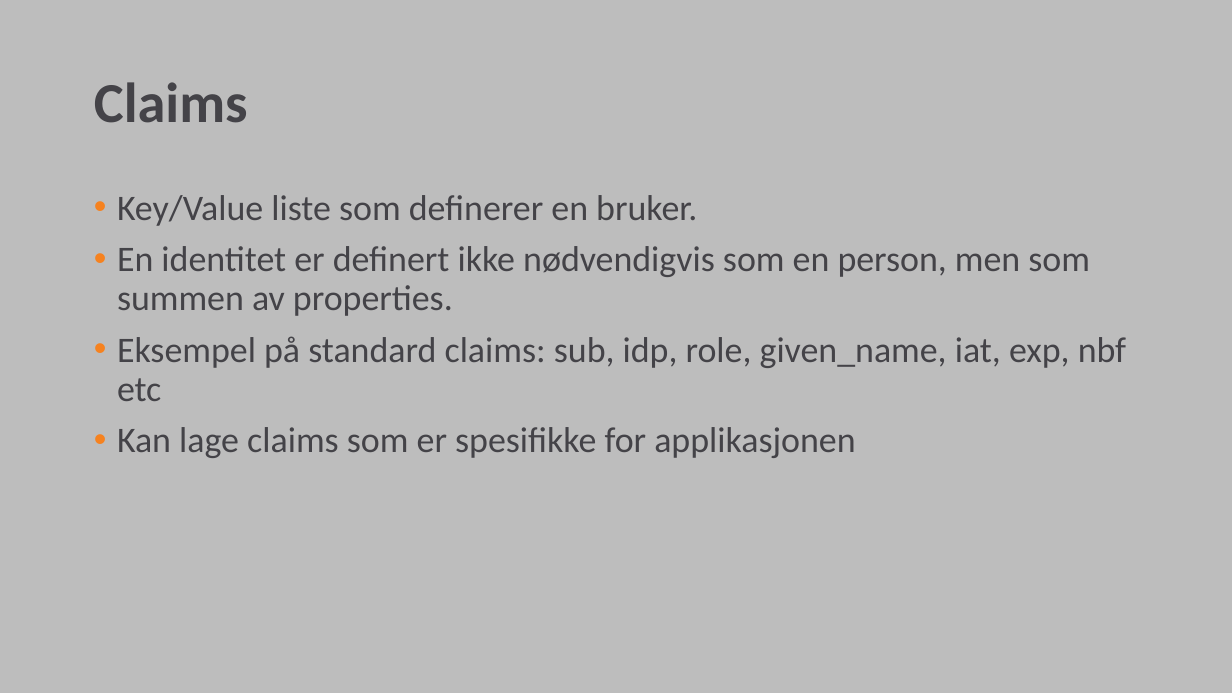
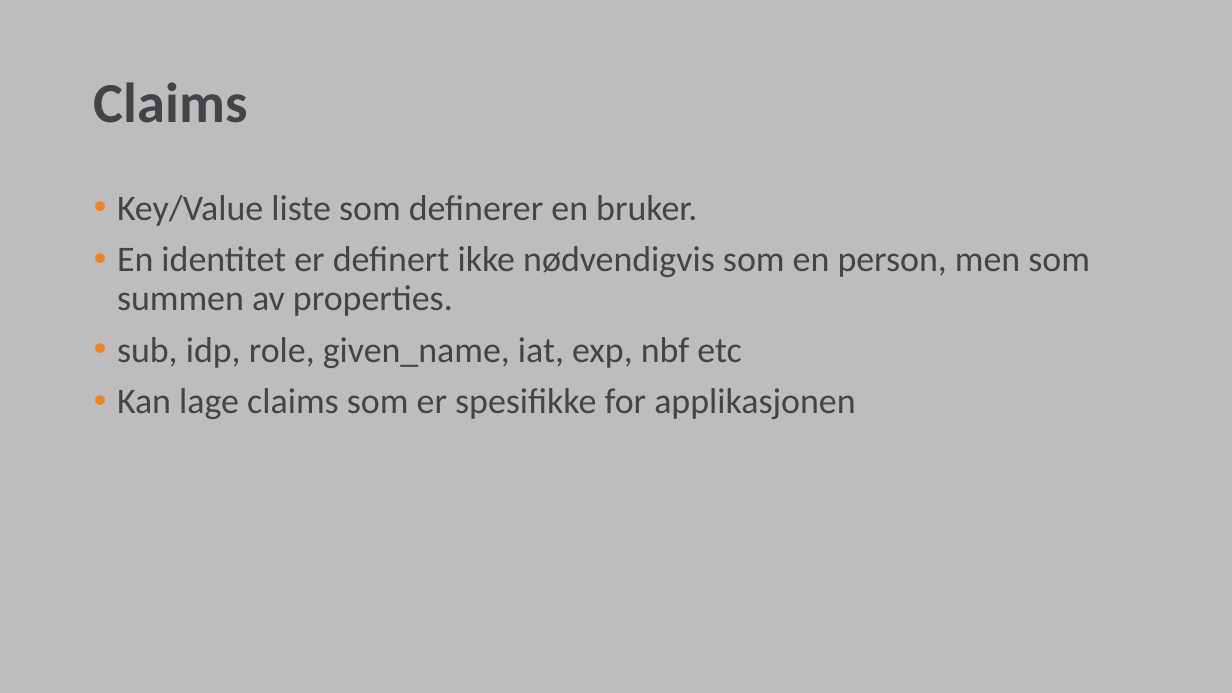
Before and after one commit to emedbo/fagkveld-idsvr4, a slide deck: slide 3 of Ppt/IdentityServer fagkveld.pptx (slide 4 before the commit). Drawn at 1232x693 pixels with LibreOffice and Linux fonts; fonts in the diff are those of the drawing; background and template pictures are left out. Boxes give left, top, right and bottom in pixels: in the first picture for what was removed or moved away, otherwise in the second. Text is boxed around its words. In the diff, an @@ line names an element or a change of style, - is before the commit and + after.

```diff
--- a/Ppt/IdentityServer fagkveld.pptx
+++ b/Ppt/IdentityServer fagkveld.pptx
@@ text at bbox=[117, 337, 741, 368]: text changed @@
-• Eksempel på standard claims: sub, idp, role, given_name, iat, exp, nbf etc
+• sub, idp, role, given_name, iat, exp, nbf etc
```
Also in this commit, not shown: 2 other slides changed, 2 other files.
